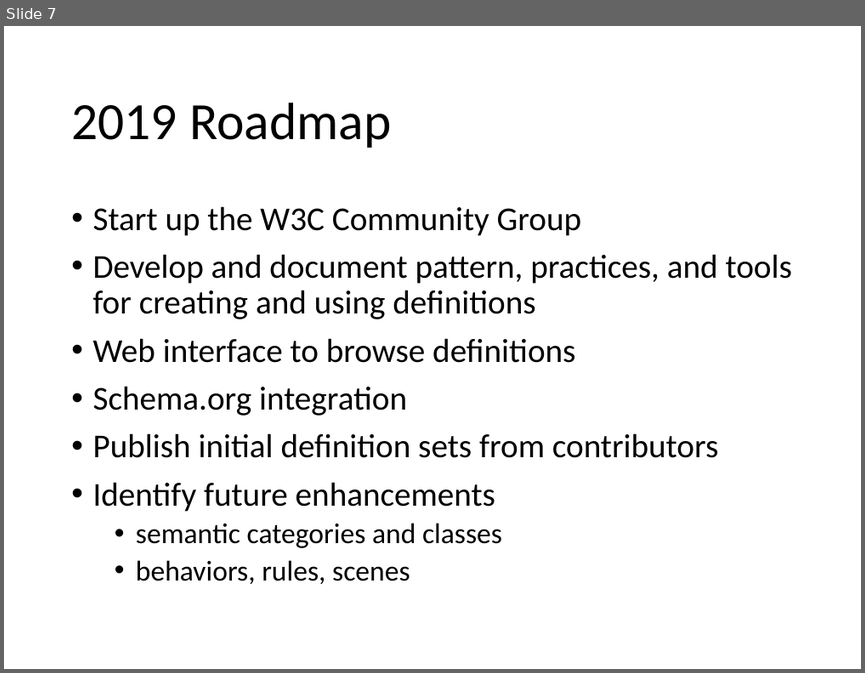
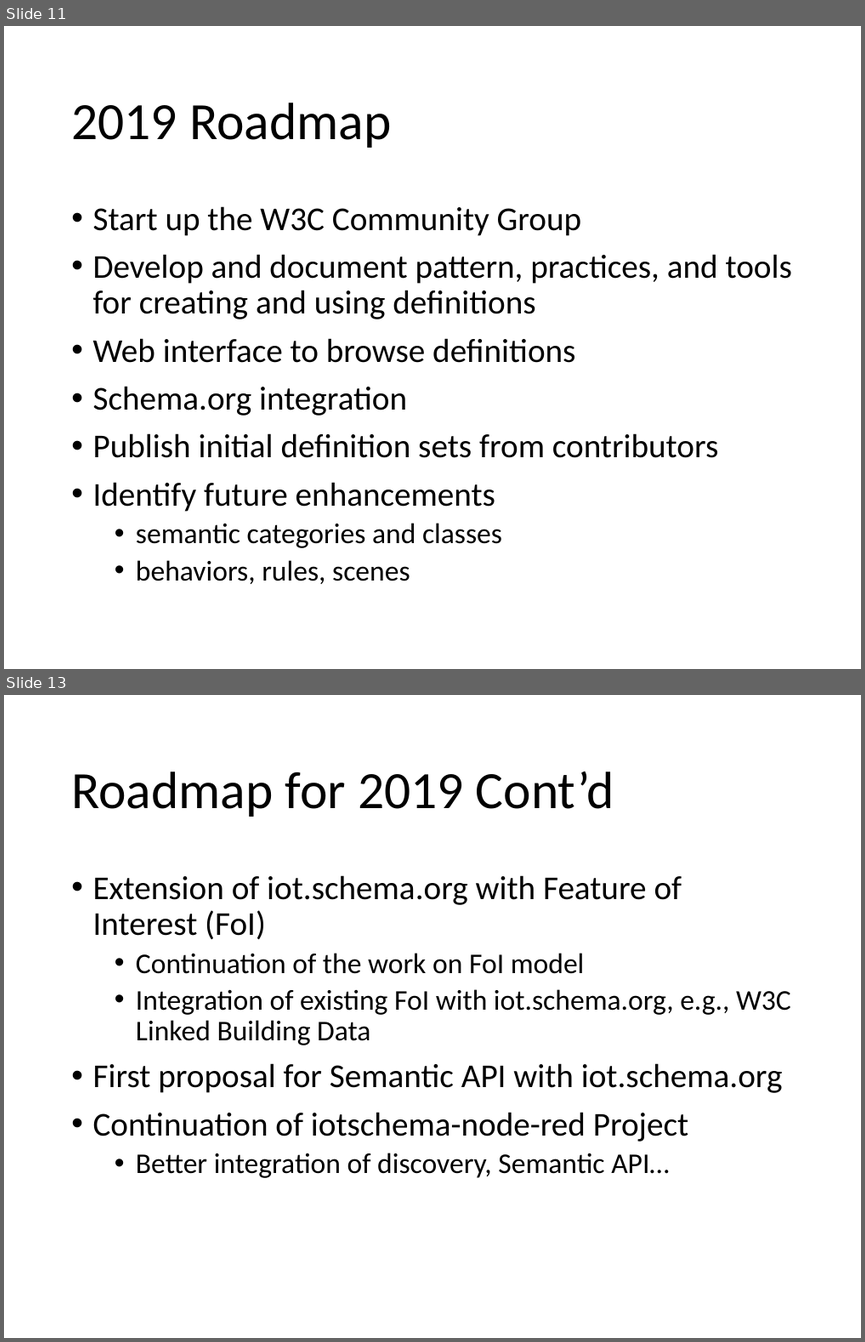
Before and after one commit to iot-schema-collab/teleconferences, a slide deck: iotschema-20190117.pptx. Shown one above the other, each under a label of ours: slide 7 before the commit, slides 11 and 13 after it; the slides between them are not shown. The pictures are 865x673 and 865x1342 pixels, drawn with LibreOffice and Linux fonts; fonts in the diff are those of the drawing. Boxes give left, top, right and bottom in pixels: in the first picture for what was removed or moved away, otherwise in the second. Text is boxed around its words. In the diff, an @@ line names an element or a change of style, - is before the commit and + after.

Commit message:
Slides for 2 agenda points added: "Integration of WoT Thing Directory discovery in the iotschema-node-red project", and "Roadmap for 2019".

```diff
--- a/iotschema-20190117.pptx
+++ b/iotschema-20190117.pptx
@@ slide 13 added at (4,695,861,1338), background #FFFFFF @@
@@ title added at (71,771,614,817), 44 pt, text #000000 @@
+Roadmap for 2019 Cont’d
@@ text added at (93,875,791,1178), 24 pt, text #000000 @@
+• Extension of iot.schema.org with Feature of Interest (FoI)
+  • Continuation of the work on FoI model
+  • Integration of existing FoI with iot.schema.org, e.g., W3C Linked Building Data
+• First proposal for Semantic API with iot.schema.org
+• Continuation of iotschema-node-red Project
+  • Better integration of discovery, Semantic API…
@@ what was slide 7 is now slide 11 @@
```
Also in this commit, not shown: 5 other slides added, 1 other file.
